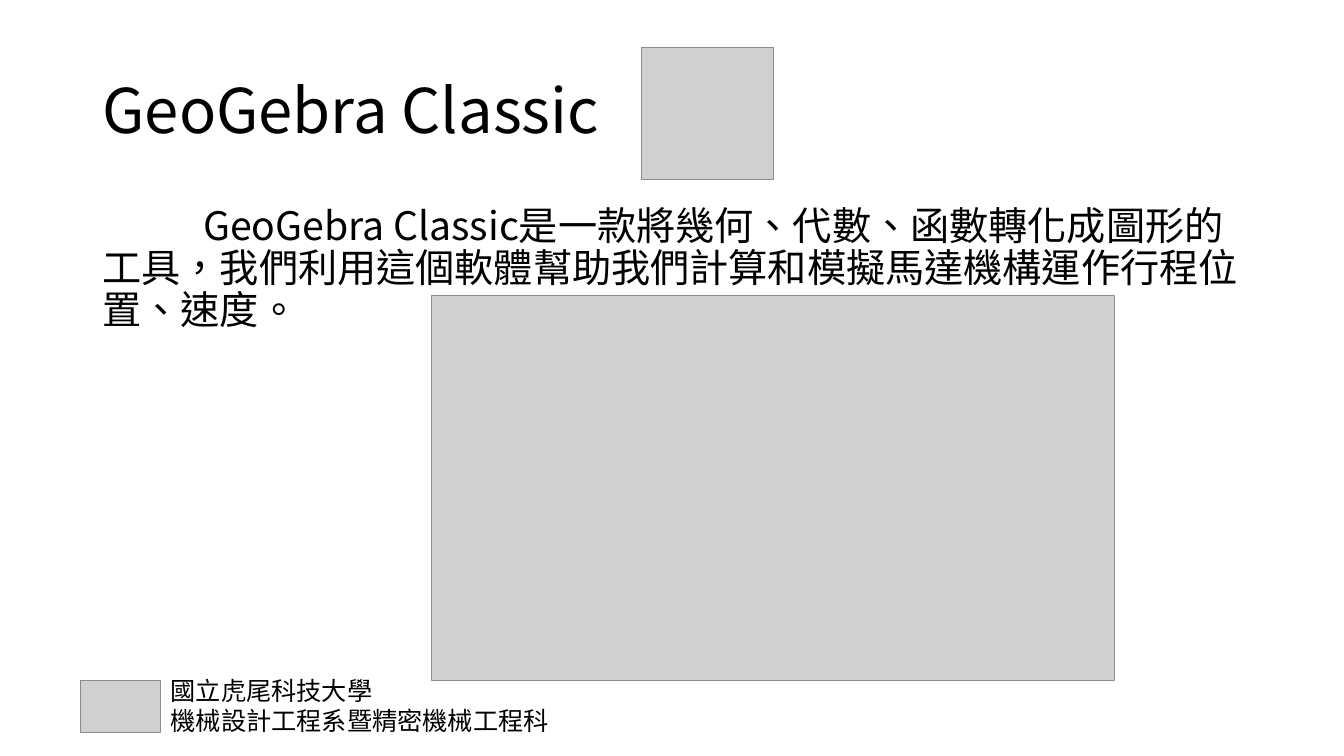
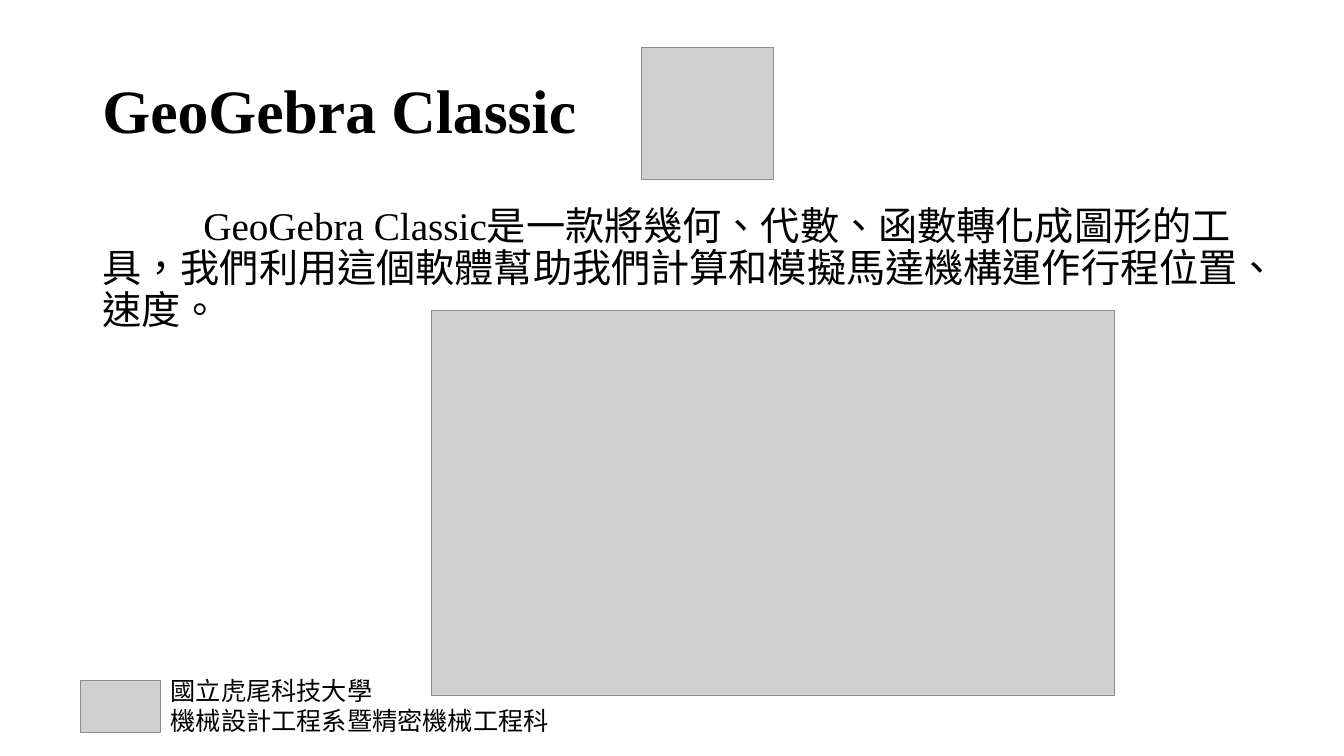
Before and after one commit to snowfall-killer/pj4101, a slide deck: slide 8 of PPT/專題報告PPT.pptx. Drawn at 1344x756 pixels with LibreOffice and Linux fonts; fonts in the diff are those of the drawing; grey boxes stand for pictures. Boxes give left, top, right and bottom in pixels: in the first picture for what was removed or moved away, otherwise in the second. Text is boxed around its words. In the diff, an @@ line names an element or a change of style, - is before the commit and + after.

```diff
--- a/PPT/專題報告PPT.pptx
+++ b/PPT/專題報告PPT.pptx
@@ title "GeoGebra Classic" at (102,90,576,134): font Noto Sans CJK SC to Times New Roman, bold on @@
@@ text "GeoGebra Classic是一款將幾何、代數、函數轉化成圖形的工具，我們利用這個軟體幫助我們計算和模擬馬達機構運作 ..." at (102,209,1276,327): font Noto Sans CJK SC to Times New Roman @@
@@ picture: place and size @@
-picture at (433,295,1115,681)
+picture at (433,311,1115,696)
```
Also in this commit, not shown: 19 other slides changed.
